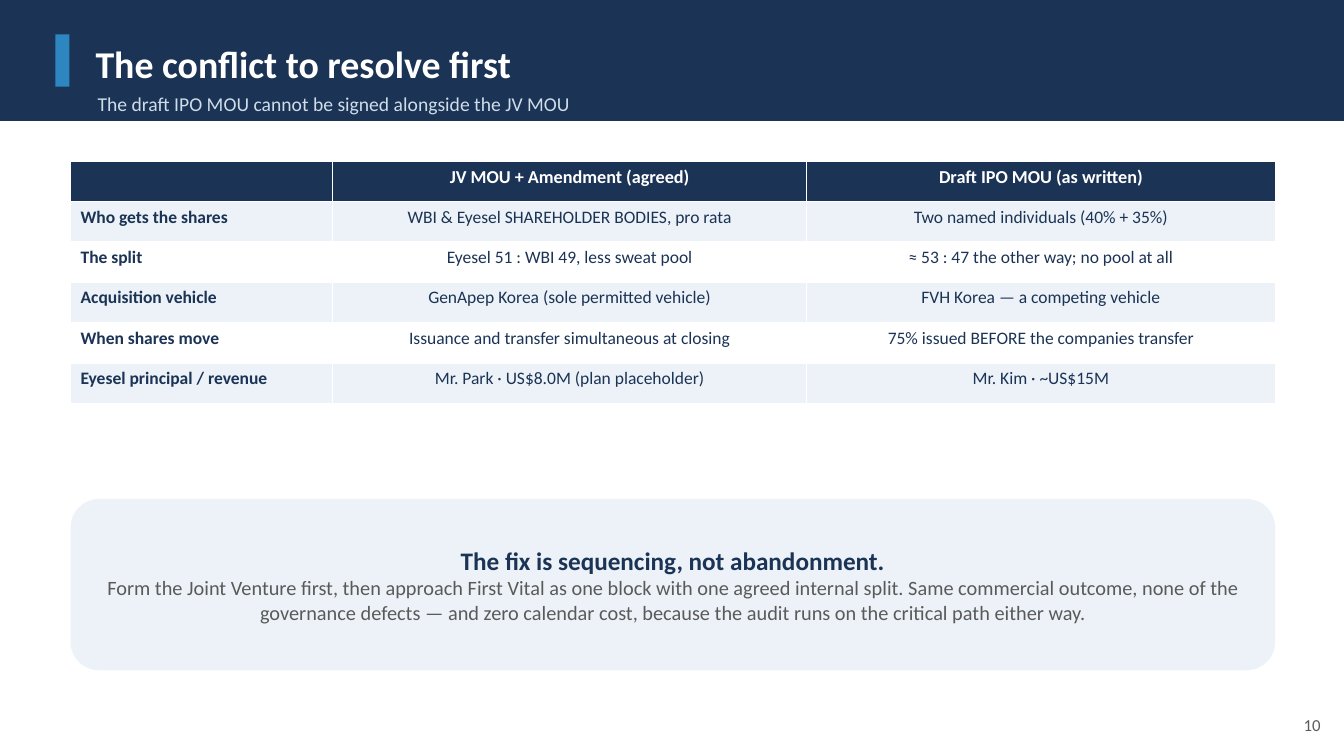
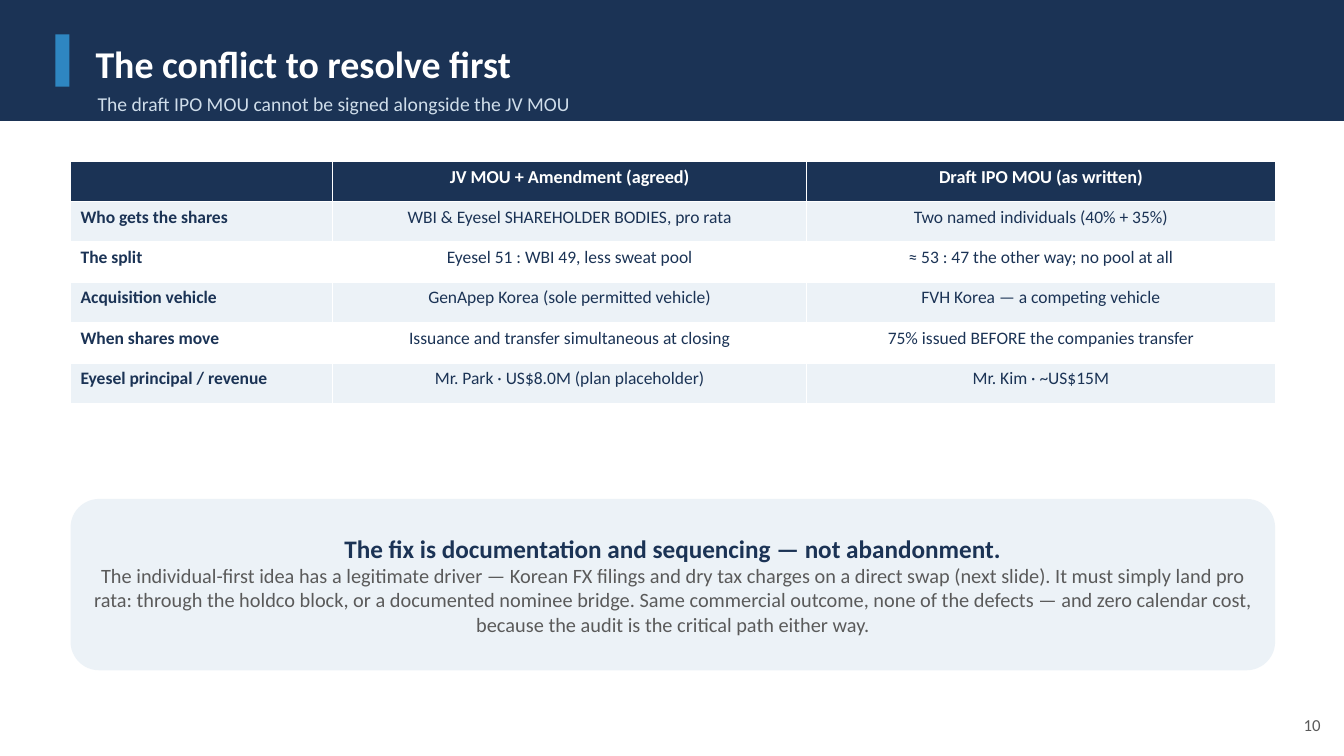
Before and after one commit to leicatam/gamification, a slide deck: slide 10 of synexo/GenApep_Executive_Presentation.pptx. Drawn at 1344x756 pixels with LibreOffice and Linux fonts; fonts in the diff are those of the drawing. Boxes give left, top, right and bottom in pixels: in the first picture for what was removed or moved away, otherwise in the second. Text is boxed around its words. In the diff, an @@ line names an element or a change of style, - is before the commit and + after.

```diff
--- a/synexo/GenApep_Executive_Presentation.pptx
+++ b/synexo/GenApep_Executive_Presentation.pptx
@@ text in rounded rectangle at <box>94,540,1251,636</box>: text changed @@
-The fix is sequencing, not abandonment.
-Form the Joint Venture first, then approach First Vital as one block with one agreed internal split. Same commercial outcome, none of the governance defects — and zero calendar cost, because the audit runs on the critical path either way.
+The fix is documentation and sequencing — not abandonment.
+The individual-first idea has a legitimate driver — Korean FX filings and dry tax charges on a direct swap (next slide). It must simply land pro rata: through the holdco block, or a documented nominee bridge. Same commercial outcome, none of the defects — and zero calendar cost, because the audit is the critical path either way.
```
Also in this commit, not shown: 7 other slides changed, 1 slide added, 2 other files.
